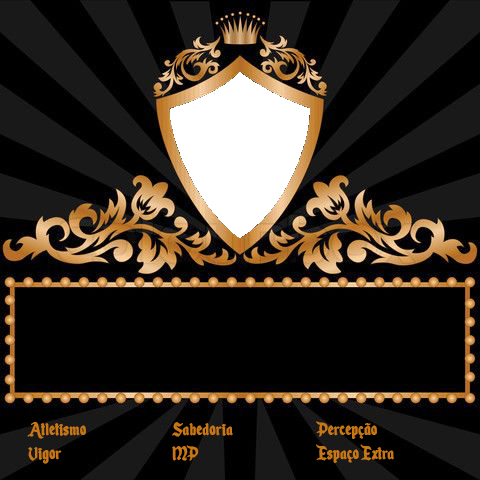
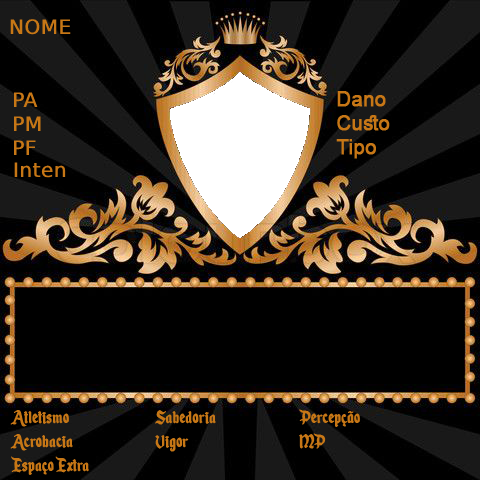
Comparing the layer stacks of the two (480, 480) images. Changes:
added layer "Dano Custo Tipo" above "NOME" over [336, 91, 390, 159]
added layer "NOME" above "PA PM PF" over [10, 19, 71, 35]
added layer "PA PM PF" above "Inten" over [14, 92, 41, 155]
added layer "Inten" above "Atletismo Sabedoria Percepçã" over [14, 162, 66, 178]
renamed "Atletismo Sabedoria Percepção Vigor MP Espaço Extra" to "Atletismo Sabedoria Percepçã", painted on it over [10, 409, 394, 475]
